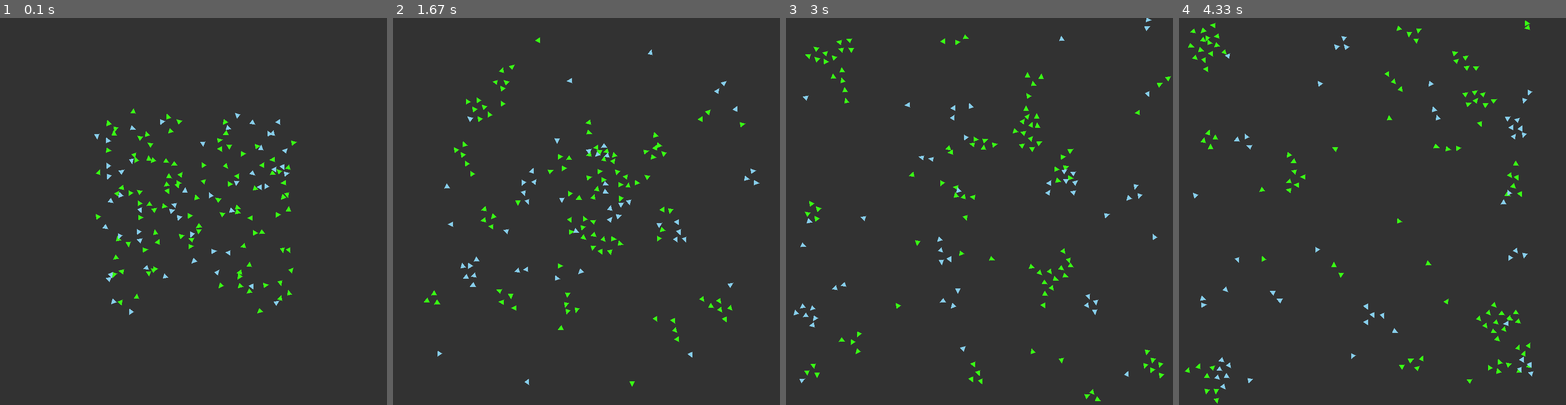
Above: before the commit, frames 1-4 (left to right).
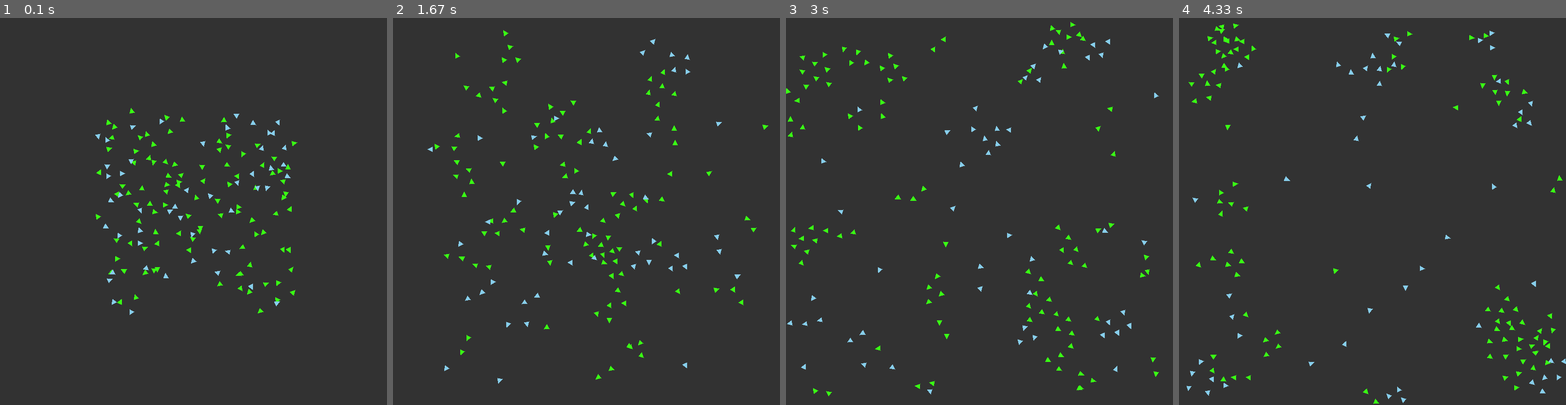
Above: after the commit, the same moments.

Repository: KtianG/pygame-boids-simulation
Game: pygame game, started from main.py
Two runs of this game, one before a commit and one after it. Both use one fixed random seed, a clock stepped at 60 frames per second and the inputs below.
Inputs:
- Up to frame 1 (0.1 s): no input
- Up to frame 2 (1.67 s): no input
- Up to frame 3 (3 s): no input
- Up to frame 4 (4.33 s): no input

The runs differ from the first frame. In frame 1, 1.2% of the frame differs, in the area x 24-77%, y 23-77%; in frame 2, 2.8%; in frame 3, 2.8%, in the area x 0-100%, y 0-99%; in frame 4, 2.8%.

Commit message:
tweaked variables

Diff:
--- a/boid.py
+++ b/boid.py
@@ -80,17 +80,17 @@
                 self.vel_x += force_strength * margin / self.x
         if self.x > WIDTH - margin:
             if WIDTH == self.x:
-                self.x = -self.x
+                self.vel_x = -self.vel_x
             else:
                 self.vel_x -= force_strength * margin / (WIDTH - self.x)
         if self.y < margin:
             if self.y == 0:
-                self.y = -self.y
+                self.vel_y = -self.vel_y
             else:
                 self.vel_y += force_strength * margin / self.y
         if self.y > HEIGHT - margin:
             if HEIGHT == self.y:
-                self.y = -self.y
+                self.vel_y = -self.vel_y
             else:
                 self.vel_y -= force_strength * margin / (HEIGHT - self.y)
 
--- a/variables.py
+++ b/variables.py
@@ -17,9 +17,9 @@
 MAX_ACCELERATION = 0.2
 MAX_SPEED = 2
 MIN_SPEED = 0.5
-RANDOMNESS = 0.2
-DESIRED_SEPARATION = 20.0
-NEIGHBOR_DIST = 30
-SEPARATION_WEIGHT = 2
+RANDOMNESS = 0.05
+DESIRED_SEPARATION = 30
+NEIGHBOR_DIST = 35
+SEPARATION_WEIGHT = 1
 ALIGNMENT_WEIGHT = 1.0
 COHESION_WEIGHT = 0.5
